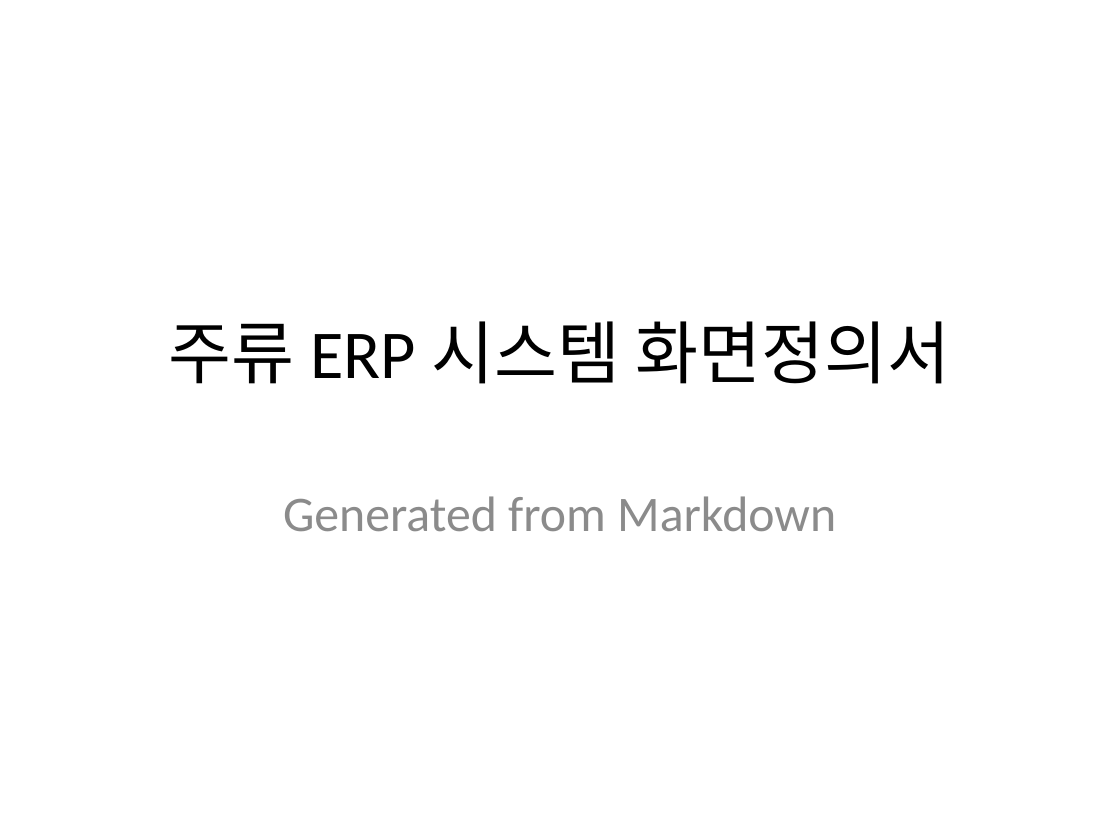
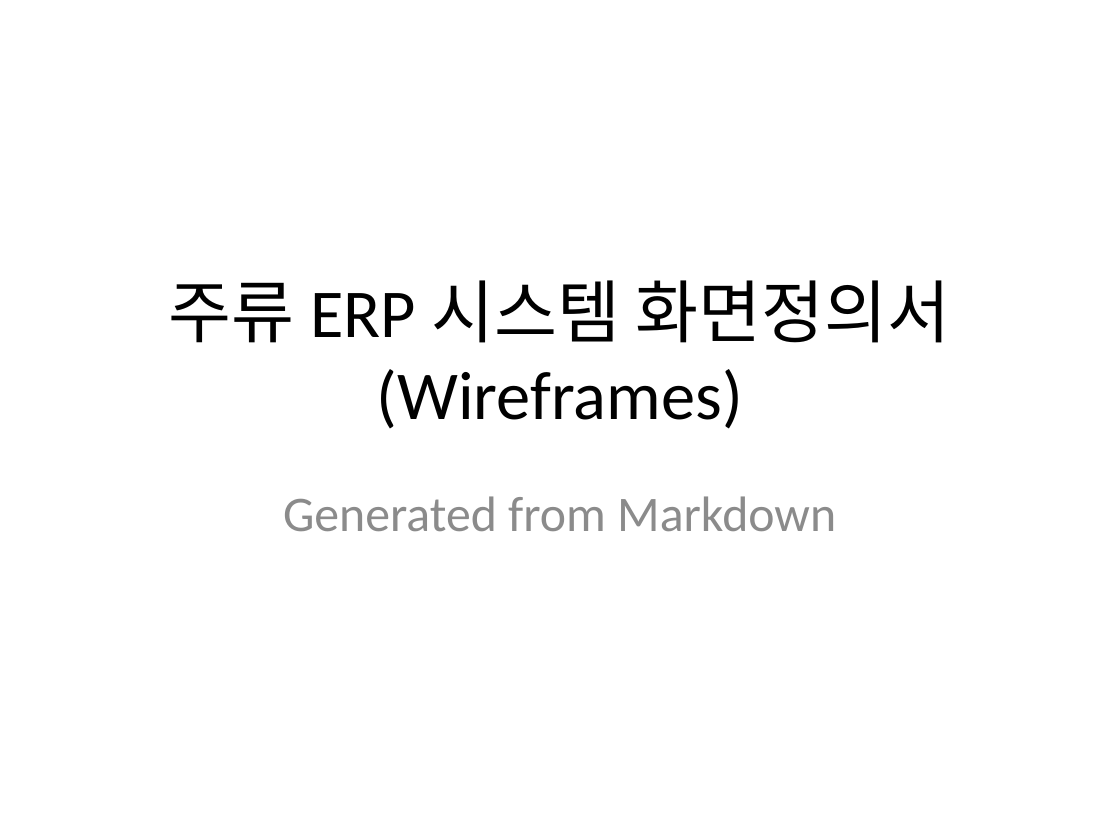
Before and after one commit to sooil-c/PSA-DOCS, a slide deck: slide 1 of 02_설계/화면정의서.pptx. Drawn at 1120x840 pixels with LibreOffice and Linux fonts; fonts in the diff are those of the drawing. Boxes give left, top, right and bottom in pixels: in the first picture for what was removed or moved away, otherwise in the second. Text is boxed around its words. In the diff, an @@ line names an element or a change of style, - is before the commit and + after.

```diff
--- a/02_설계/화면정의서.pptx
+++ b/02_설계/화면정의서.pptx
@@ title at (x1=169, y1=280, x2=951, y2=429): text changed @@
-주류 ERP 시스템 화면정의서
+주류 ERP 시스템 화면정의서 (Wireframes)
```
Also in this commit, not shown: 5 other slides changed, 4 slides added, 4 slides removed.
